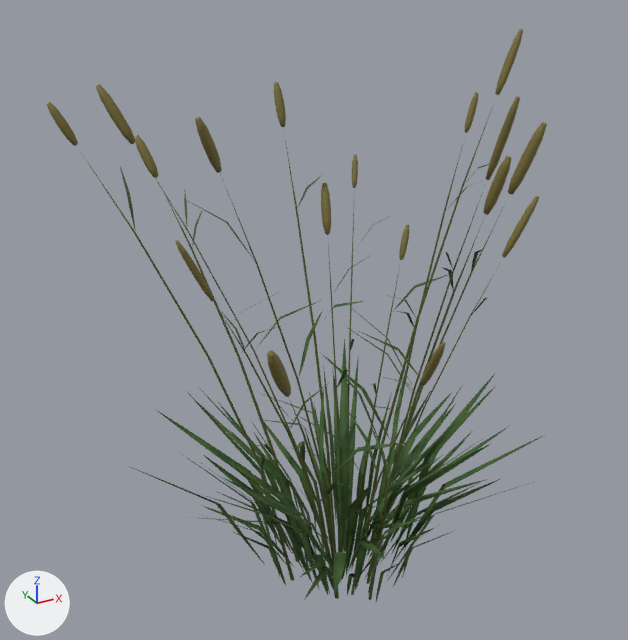
What one commit did to the glTF model assets/grasses/meadow-foxtail/meadow-foxtail.glb.
Camera for both pictures: a 50 mm lens placed at (-0.574, -0.947, 0.931), pointed at (-0.052, 0.002, 0.457). Lighting does not change. The marker at lower left points along +X, +Y and +Z. The older version comes first. Vertices at exactly the same position are counted once.

The first picture shows 'Meadow Foxtail'.
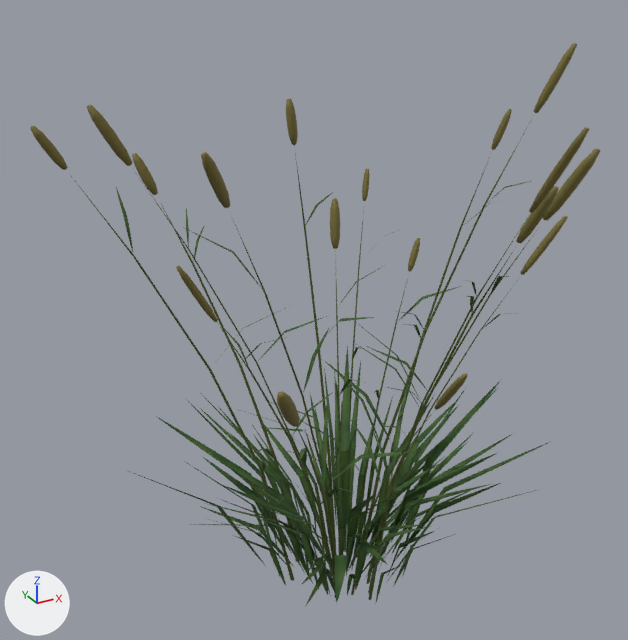
The newer file adds a shape key; the second version is drawn at full value of the shape key 'Crosswind bend' of 'Meadow Foxtail', and the change is written as the vertex moves it makes.

Boxes [x1, y1, x2, y2] around the edits, measured in the pictures (628 x 640 px; the box of a moved part takes in the faces that stretch with it):
'Meadow Foxtail', reshaped (14% wider): before [47, 29, 547, 602]; after [30, 43, 600, 607]
part 1 of me_meadow_foxtail, moved or reshaped: before [252, 422, 299, 511]; after [252, 425, 300, 515]
part 2 of me_meadow_foxtail, moved or reshaped: before [355, 538, 382, 591]; after [355, 544, 383, 591]
part 3 of me_meadow_foxtail, moved or reshaped: before [348, 537, 386, 571]; after [348, 539, 388, 571]
part 4 of me_meadow_foxtail, moved or reshaped: before [428, 387, 495, 471]; after [418, 388, 498, 483]
part 5 of me_meadow_foxtail, moved or reshaped: before [274, 515, 318, 570]; after [274, 517, 317, 567]
part 6 of me_meadow_foxtail, moved or reshaped: before [188, 517, 315, 560]; after [190, 524, 316, 562]
part 7 of me_meadow_foxtail, moved or reshaped: before [366, 461, 426, 539]; after [366, 464, 427, 541]
part 8 of me_meadow_foxtail, moved or reshaped: before [229, 429, 297, 511]; after [229, 432, 299, 515]
part 9 of me_meadow_foxtail, moved or reshaped: before [206, 516, 290, 568]; after [205, 518, 289, 567]
part 10 of me_meadow_foxtail, moved or reshaped: before [264, 422, 324, 536]; after [264, 425, 323, 532]
part 11 of me_meadow_foxtail, moved or reshaped: before [385, 404, 456, 517]; after [387, 407, 457, 515]
part 12 of me_meadow_foxtail, moved or reshaped: before [188, 393, 279, 554]; after [185, 398, 279, 554]
part 13 of me_meadow_foxtail, moved or reshaped: before [387, 483, 529, 581]; after [386, 488, 544, 583]
part 14 of me_meadow_foxtail, moved or reshaped: before [333, 371, 340, 505]; after [334, 371, 340, 509]
part 15 of me_meadow_foxtail, moved or reshaped: before [286, 525, 309, 575]; after [285, 526, 309, 575]
part 16 of me_meadow_foxtail, moved or reshaped: before [371, 401, 454, 556]; after [371, 408, 457, 556]
part 17 of me_meadow_foxtail, moved or reshaped: before [297, 451, 327, 536]; after [284, 427, 327, 535]
part 18 of me_meadow_foxtail, moved or reshaped: before [376, 562, 401, 602]; after [376, 566, 400, 602]
part 19 of me_meadow_foxtail, moved or reshaped: before [47, 29, 547, 600]; after [30, 43, 600, 607]

The change, as a list of edits to the scene's bpy script:
```text
Change me_meadow_foxtail:
    remove me_meadow_foxtail.from_pydata(...)  # 1916 vertices, 2405 faces; spans x -0.339..0.386, y -0.282..0.306, z 0.0..0.816
    add me_meadow_foxtail.from_pydata(...)  # 1916 vertices, 2405 faces; spans x -0.388..0.383, y -0.407..0.295, z 0.0..0.816
    me_meadow_foxtail part 1: the loose piece of 6 vertices spanning x -0.08..-0.026, y 0.065..0.186, z 0.024..0.23 is scaled about its middle by (1.08, 0.904, 1), then moved by (-0.002, -0.006, 0.0)
    me_meadow_foxtail part 2: the loose piece of 6 vertices spanning x -0.062..-0.015, y -0.196..-0.064, z 0.028..0.23 is scaled about its middle by (1.1, 1.09, 1), then moved by (-0.002, -0.006, 0.0)
    me_meadow_foxtail part 3: the loose piece of 6 vertices spanning x -0.085..-0.004, y -0.235..-0.027, z 0.03..0.235 is scaled about its middle by (1.06, 1.06, 1), then moved by (-0.002, -0.006, 0.0)
    me_meadow_foxtail part 4: the loose piece of 6 vertices spanning x 0.108..0.386, y 0.026..0.107, z 0.012..0.21 is scaled about its middle by (0.988, 0.878, 1), then moved by (-0.002, -0.005, 0.0)
    me_meadow_foxtail part 5: the loose piece of 6 vertices spanning x -0.127..-0.043, y -0.003..0.006, z 0.028..0.168 is multiplied about its middle by the matrix ((1.009, -0.044, -0.011), (0.044, 1.009, -0.015), (0.011, 0.014, 1.01)), then moved by (-0.001, -0.003, 0.0)
    me_meadow_foxtail part 6: the loose piece of 6 vertices spanning x -0.284..-0.024, y -0.066..0.0, z 0.014..0.257 is multiplied about its middle by the matrix ((1.019, -0.045, -0.014), (0.045, 1.019, -0.009), (0.014, 0.008, 1.02)), then moved by (-0.002, -0.007, 0.0)
    me_meadow_foxtail part 7: the loose piece of 6 vertices spanning x 0.021..0.176, y -0.018..0.002, z 0.028..0.204 is multiplied about its middle by the matrix ((0.993, 0.046, -0.008), (-0.046, 0.993, -0.009), (0.008, 0.01, 0.994)), then moved by (-0.001, -0.004, 0.0)
    me_meadow_foxtail part 8: the loose piece of 6 vertices spanning x -0.119..-0.025, y 0.047..0.189, z 0.034..0.215 is scaled about its middle by (1.04, 0.93, 1), then moved by (-0.002, -0.005, 0.0)
    me_meadow_foxtail part 9: the loose piece of 6 vertices spanning x -0.226..-0.079, y 0.014..0.054, z 0.028..0.173 is scaled about its middle by (1.01, 0.835, 1), then moved by (-0.001, -0.003, 0.0)
    me_meadow_foxtail part 10: the loose piece of 6 vertices spanning x -0.061..-0.003, y 0.035..0.2, z 0.04..0.22 is scaled about its middle by (1.07, 0.939, 1), then moved by (-0.002, -0.005, 0.0)
    me_meadow_foxtail part 11: the loose piece of 6 vertices spanning x 0.073..0.286, y 0.021..0.095, z 0.03..0.205 is multiplied about its middle by the matrix ((0.985, 0.022, -0.007), (-0.022, 0.985, -0.017), (0.007, 0.018, 0.985)), then moved by (-0.002, -0.004, 0.0)
    me_meadow_foxtail part 12: the loose piece of 6 vertices spanning x -0.208..-0.081, y 0.048..0.133, z 0.022..0.339 is multiplied about its middle by the matrix ((0.987, -0.13, -0.004), (0.13, 0.987, -0.031), (0.008, 0.03, 0.996)), then moved by (-0.005, -0.013, 0.0)
    me_meadow_foxtail part 13: the loose piece of 6 vertices spanning x 0.03..0.165, y -0.253..-0.056, z 0.009..0.286 is scaled about its middle by (0.947, 1.09, 1), then moved by (-0.003, -0.009, 0.0)
    me_meadow_foxtail part 14: the loose piece of 6 vertices spanning x 0.017..0.099, y 0.037..0.212, z 0.011..0.277 is scaled about its middle by (0.922, 0.9, 1), then moved by (-0.003, -0.009, 0.0)
    me_meadow_foxtail part 15: the loose piece of 6 vertices spanning x -0.133..-0.071, y -0.04..-0.018, z 0.039..0.186 is multiplied about its middle by the matrix ((1.009, -0.048, -0.018), (0.047, 1.009, -0.027), (0.019, 0.026, 1.009)), then moved by (-0.001, -0.004, 0.0)
    me_meadow_foxtail part 16: the loose piece of 6 vertices spanning x 0.045..0.193, y -0.024..0.001, z 0.016..0.29 is multiplied about its middle by the matrix ((0.989, 0.103, -0.013), (-0.103, 0.988, -0.014), (0.012, 0.016, 0.994)), then moved by (-0.003, -0.009, 0.0)
    me_meadow_foxtail part 17: the loose piece of 6 vertices spanning x -0.039..-0.004, y 0.033..0.15, z 0.038..0.23 is scaled about its middle by (1.13, 0.904, 1), then moved by (-0.002, -0.006, 0.0)
    me_meadow_foxtail part 18: the loose piece of 6 vertices spanning x -0.021..-0.009, y -0.183..-0.109, z 0.034..0.169 is scaled about its middle by (1.18, 1.08, 1), then moved by (-0.001, -0.003, 0.0)
    me_meadow_foxtail part 19: 1527 of 1916 vertices moved; they spanned x -0.339..0.29, y -0.282..0.306, z 0.079..0.816 and now span x -0.388..0.286, y -0.407..0.295, z 0.079..0.816; mean shift (-0.021, -0.058, 0.0); largest move (0.285, 0.023, 0.816) -> (0.225, -0.141, 0.816)
    other edits to the shape of me_meadow_foxtail do not show in these pictures
```
